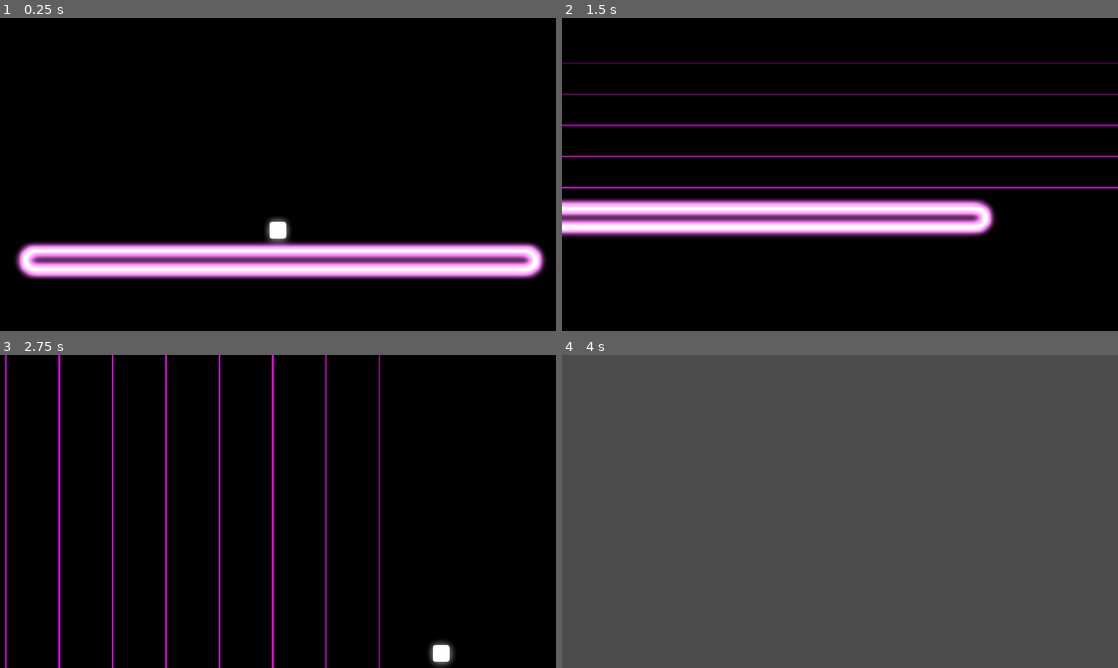
Above: before the commit, frames 1-4 (two rows, left to right).
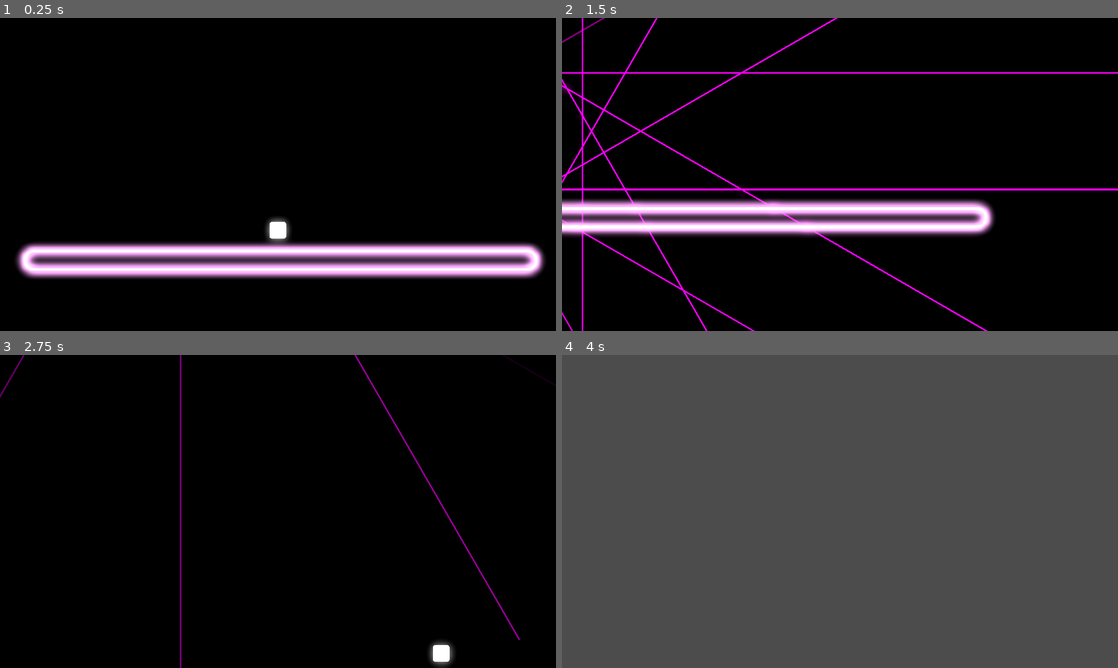
Above: after the commit, the same moments.

Repository: FireEntity1/beat-jumper
Game: Godot game, scene res://scenes/main_game.tscn
Two runs of this game, one before a commit and one after it. Both use one fixed random seed, a clock stepped at 60 frames per second and the inputs below.
Inputs:
- Up to frame 1 (0.25 s): no input
- Up to frame 2 (1.5 s): tap Enter at 0.5 s; hold D (right) from 0.53 s (still down); tap Ctrl (dash) at 0.6 s; tap Space (jump) at 0.77 s; tap S (slam) at 1.35 s
- Up to frame 3 (2.75 s): tap Space (jump) at 1.52 s; release D (right) at 2.03 s; hold Left (left) from 2.03 s (still down); tap Alt at 2.1 s
- Up to frame 4 (4 s): release Left (left) at 2.78 s; hold D (right) from 2.78 s (still down); tap Shift at 2.85 s; tap Space (jump) at 3.02, 3.77 s; tap Ctrl (dash) at 3.6 s

The runs differ from the first frame. In frame 1, 6.5% of the frame differs, in the area x 3-98%, y 72-84%; in frame 2, 10%, in the area x 0-100%, y 0-100%; in frame 3, 3.3%; in frame 4, nothing differs.

Commit message:
feat: polygonal laser patterns!

Diff:
--- a/components/laser.tscn
+++ b/components/laser.tscn
@@ -1,12 +1,16 @@
-[gd_scene load_steps=2 format=3 uid="uid://dbgowdk1hoq0q"]
+[gd_scene load_steps=3 format=3 uid="uid://dbgowdk1hoq0q"]
 
 [ext_resource type="Script" uid="uid://00uu26xp50ky" path="res://scripts/laser.gd" id="1_wu1ai"]
 
-[node name="laser" type="Node2D"]
+[sub_resource type="CanvasItemMaterial" id="CanvasItemMaterial_wu1ai"]
+blend_mode = 1
+
+[node name="laser" type="Area2D"]
 script = ExtResource("1_wu1ai")
 
 [node name="sprite" type="ColorRect" parent="."]
 modulate = Color(8.743, 5.192, 6.831, 0)
+material = SubResource("CanvasItemMaterial_wu1ai")
 offset_left = -3573.0
 offset_top = -4.0
 offset_right = 3574.0
--- /dev/null
+++ b/components/laser_circle.tscn
@@ -0,0 +1,6 @@
+[gd_scene load_steps=2 format=3 uid="uid://bg70uibvbqov3"]
+
+[ext_resource type="Script" uid="uid://cpdcjddrhw5rt" path="res://scripts/laser_circle.gd" id="1_on44s"]
+
+[node name="laser_circle" type="Node2D"]
+script = ExtResource("1_on44s")
--- a/scenes/main_game.tscn
+++ b/scenes/main_game.tscn
@@ -25,9 +25,10 @@
 spread = 139.337
 initial_velocity_min = 1.1
 initial_velocity_max = 5.0
-gravity = Vector3(0, 10, 0)
+gravity = Vector3(0, 0, 0)
 scale_min = 6.85
 scale_max = 7.0
+scale_over_velocity_max = 323.08
 
 [node name="main_game" type="Node2D"]
 script = ExtResource("1_0rdsr")
@@ -51,7 +52,7 @@
 shape = SubResource("RectangleShape2D_s3esy")
 
 [node name="platform_sprite" type="Sprite2D" parent="main_platform"]
-modulate = Color(4, 2, 4, 1)
+modulate = Color(3, 2, 3, 1)
 material = SubResource("CanvasItemMaterial_72e8q")
 scale = Vector2(0.877562, 1)
 texture = ExtResource("1_72e8q")
@@ -63,8 +64,9 @@
 modulate = Color(1, 1, 1, 0.085)
 position = Vector2(10, -535)
 scale = Vector2(12.16, 7.60782)
-amount = 256
+amount = 512
 lifetime = 60.0
 preprocess = 10.0
+speed_scale = 1.5
 trail_enabled = true
 process_material = SubResource("ParticleProcessMaterial_d2op2")
--- a/scripts/event_handler.gd
+++ b/scripts/event_handler.gd
@@ -1,7 +1,8 @@
 extends Node2D
 
 var event_types = {
-	"laser": preload("res://components/laser.tscn")
+	"laser": preload("res://components/laser.tscn"),
+	"laser_circle": preload("res://components/laser_circle.tscn")
 	}
 @export var bpm = 220
 var beat = 0.0
@@ -10,110 +11,44 @@
 var event_index = 0
 
 var prefire_sec = {
-	"laser": 0.8
+	"laser": 0.8,
+	"laser_circle": 0.8
 }
 
 var prefire_beat = {
-	"laser": prefire_sec.laser * (bpm / 60.0)
+	"laser": prefire_sec.laser * (bpm / 60.0),
+	"laser_circle": prefire_sec.laser_circle * (bpm / 60.0)
 }
 
 var events = [
 	{
-		"type": "laser",
-		"beat": 6,
-		"pos": Vector2(3,5),
+		"type": "laser_circle",
+		"beat": 5,
+		"pos": Vector2(4,1),
 		"rot": 0
 	},
 	{
-		"type": "laser",
-		"beat": 6.25,
-		"pos": Vector2(3,4),
+		"type": "laser_circle",
+		"beat": 10,
+		"pos": Vector2(7,1),
 		"rot": 0
 	},
 	{
-		"type": "laser",
-		"beat": 6.5,
-		"pos": Vector2(3,3),
-		"rot": 0
-	},
-	{
-		"type": "laser",
-		"beat": 6.75,
-		"pos": Vector2(3,2),
-		"rot": 0
-	},
-	{
-		"type": "laser",
-		"beat": 7,
-		"pos": Vector2(3,1),
-		"rot": 0
-	},
-	{
-		"type": "laser",
-		"beat": 8,
-		"pos": Vector2(1,3),
-		"rot": 90
-	},
-	{
-		"type": "laser",
-		"beat": 8.25,
-		"pos": Vector2(2,3),
-		"rot": 90
-	},
-	{
-		"type": "laser",
-		"beat": 8.5,
-		"pos": Vector2(3,3),
-		"rot": 90
-	},
-	{
-		"type": "laser",
-		"beat": 8.75,
-		"pos": Vector2(4,3),
-		"rot": 90
-	},
-	{
-		"type": "laser",
-		"beat": 9,
-		"pos": Vector2(5,3),
-		"rot": 90
-	},
-	{
-		"type": "laser",
-		"beat": 9.25,
-		"pos": Vector2(6,3),
-		"rot": 90
-	},
-	{
-		"type": "laser",
-		"beat": 9.5,
-		"pos": Vector2(7,3),
-		"rot": 90
-	},
-	{
-		"type": "laser",
-		"beat": 9.75,
-		"pos": Vector2(8,3),
-		"rot": 90
-	},
-	{
-		"type": "laser",
-		"beat": 10,
-		"pos": Vector2(9,3),
-		"rot": 90
-	},
-	{
-		"type": "laser",
-		"beat": 10.25,
-		"pos": Vector2(10,3),
-		"rot": 90
-	},
+		"type": "laser_circle",
+		"beat": 15,
+		"pos": Vector2(10,1),
+		"rot": 0,
+		"radius": 100,
+		"amount": 24,
+		"edges": 6
+	}
 ]
 
 func _ready() -> void:
 	pass
 
 func _process(delta: float) -> void:
+	global.bpm = bpm
 	last_beat = beat
 	global.last_beat = beat
 	beat += (bpm/60)*delta
--- a/scripts/global.gd
+++ b/scripts/global.gd
@@ -1,5 +1,6 @@
 extends Node
 
+var bpm = 120
 var beat = 0
 var last_beat = 0
 var grid_mult = Vector2(275,160)
--- a/scripts/laser.gd
+++ b/scripts/laser.gd
@@ -1,9 +1,10 @@
-extends Node2D
+extends Area2D
 
 @export var fire_pos: String
 @export var fire_beat: float
 @export var rot: float
 @export var pos: Vector2
+@export var is_circle = false
 
 var is_fired = false
 var finished = false
@@ -11,7 +12,10 @@
 func _ready() -> void:
 	$sprite.modulate = Color(1,0,1)
 	$sprite.modulate.a = 0
-	position = global.apply_grid(pos)
+	if not is_circle:
+		position = global.apply_grid(pos)
+	else:
+		position = pos
 	rotation_degrees = rot
 
 func _process(delta: float) -> void:
@@ -23,7 +27,7 @@
 
 	if is_fired and not finished:
 		$sprite.modulate += Color(8*delta,6.8*delta,7.2*delta)
-		$sprite.modulate.a = 20
+		$sprite.modulate.a = 4
 
 	if finished:
 		$sprite.modulate -= Color(10*delta, 10*delta, 10*delta, delta*70)
@@ -32,6 +36,7 @@
 
 func start_fire_seq():
 	is_fired = true
+	print("Fired: ", fire_beat, " at ", global.beat)
 	await get_tree().create_timer(0.2).timeout
 	finished = true
 
--- /dev/null
+++ b/scripts/laser_circle.gd
@@ -0,0 +1,35 @@
+extends Node2D
+
+@export var edges = 12
+@export var radius = 300
+@export var amount = 24
+@export var speed = 0.125
+@export var fire_beat = 1
+var offset
+
+@export var pos: Vector2
+@export var rot: int
+
+var current = 0
+
+var laser = preload("res://components/laser.tscn")
+
+func _ready() -> void:
+	global_position = global.apply_grid(pos) + Vector2(-500,350)
+	var angle = 360.0/edges
+	offset = -90
+	for i in range(amount):
+		var index = i%edges
+		var current_angle_deg = (angle * index) + offset
+		var current_angle_rad = deg_to_rad(current_angle_deg)
+		var temp = laser.instantiate()
+		temp.pos = Vector2.from_angle(current_angle_rad) * radius
+		temp.rot = current_angle_deg + 90
+		temp.is_circle = true
+		temp.fire_beat = fire_beat + (speed * (current - 1))
+		add_child(temp)
+		current += 1
+		await get_tree().create_timer(speed*(60.0/global.bpm)).timeout
+
+func _process(delta: float) -> void:
+	pass
--- a/scripts/player.gd
+++ b/scripts/player.gd
@@ -7,6 +7,8 @@
 var prev_dir = 1
 var dashing = false
 var jumps = 1
+
+var was_on_ground = true
 
 var scale_target = Vector2(1,1)
 
@@ -29,6 +31,8 @@
 		scale_target = Vector2(1,1)
 	if is_on_floor():
 		jumps = 1
+		was_on_ground = true
+	was_on_ground = is_on_floor()
 
 	if Input.is_action_just_pressed("slam"):
 		velocity.y = 10000
Not shown, added: scripts/laser_circle.gd.uid
Not shown, added: scripts/beatjumper.mov
